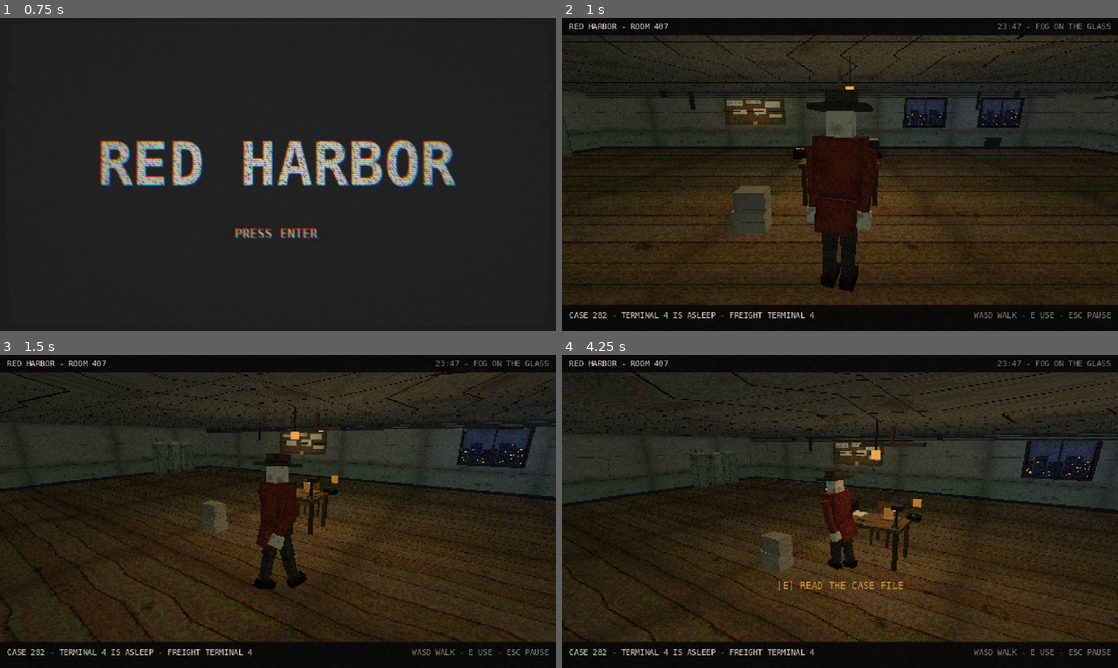
Above: before the commit, frames 1-4 (two rows, left to right).
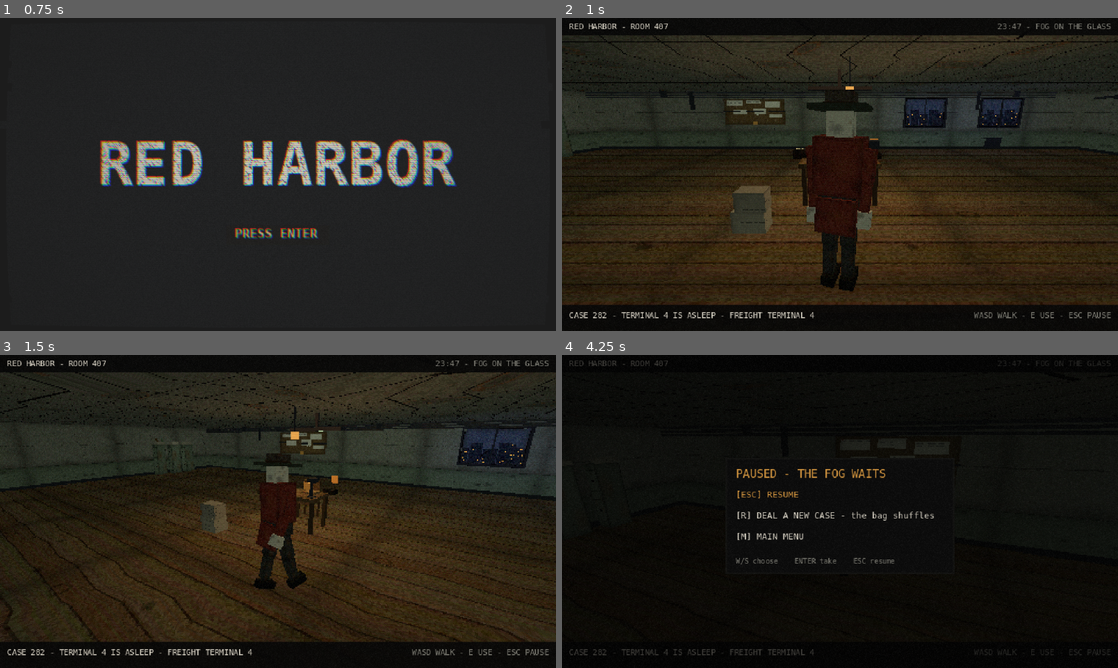
Above: after the commit, the same moments.

Repository: Moaz-Abed/red-harbor
Game: Godot game, scene res://scenes/menu.tscn
Two runs of this game, one before a commit and one after it. Both use one fixed random seed, a clock stepped at 60 frames per second and the inputs below.
Inputs (mouse positions are in pixels of both pictures, inside the frame that each line leads up to):
- Up to frame 1 (0.75 s): tap Enter (ui_accept) at 0.5 s; move the mouse to (400, 158) at 0.52 s; hold D (move_right) from 0.53 s (still down); hold E (interact) from 0.53 s (still down)
- Up to frame 2 (1 s): keep holding D (move_right); keep holding E (interact); tap Enter (ui_accept) at 0.77 s
- Up to frame 3 (1.5 s): move the mouse to (250, 511) at 1.27 s; release D (move_right) at 1.28 s; release E (interact) at 1.28 s; hold W (move_up) from 1.28 s (still down); tap E (interact) at 1.35 s
- Up to frame 4 (4.25 s): keep holding W (move_up); tap Enter (ui_accept) at 1.52, 3.02, 3.77 s; move the mouse to (851, 505) at 2.02 s; hold E (interact) 2.03-2.78 s; tap R at 2.1 s; move the mouse to (834, 517) at 2.77 s; tap M at 2.85 s; tap E (interact) at 3.05 s; move the mouse to (878, 514) at 3.52 s; hold E (interact) from 3.53 s (still down); tap Escape (pause) at 4.15 s

Frame 1 is identical in both runs. In frame 2, 0.2% of the frame differs, in the area x 30-39%, y 26-34%; in frame 3, 0.1%; in frame 4, 66%, in the area x 0-100%, y 1-96%.

Commit message:
refactor(office): strip the reading panels, the phone and the floating tags
Synced from the working sandbox (folds in the extractor-fan rebuild). The
reading spots (case file, board) and the informant's phone serve no purpose
in the stealth / roguelike / horror / espionage direction, so the mechanics
and their visuals are out:

- office.gd: the whole panel system, the case/phone/board spots, the ring
  hookup and the board's light pool are gone; the door deal and the HUD
  case line stay.
- office_room.gd: the desk folder and paper sheet, the bakelite, the
  corkboard and the hovering amber tags over the desk and the wall are
  gone; the door keeps its tag on the steel; the rack coat hangs in plain
  cloth - no hat, he owns none.
- ambient_events.gd: the call scheduler, CALLS and the ring signals are
  out; radio/city one-liners and the shelf drop stay.
- smoke updated for the one-spot office.

(The office_room.gd, gen_textures.py and README portions of this change
land in the commits that follow; the retired texture files are deleted in
separate commits after.)

Diff:
--- a/scripts/ambient_events.gd
+++ b/scripts/ambient_events.gd
@@ -1,42 +1,18 @@
 extends Node
 ## AmbientEvents — autoload "Ambient".
-## Fires timed events inside the office to make it feel alive between cases:
-## the phone rings (you can answer or let it go), the radio crackles with
-## static and a one-liner, fog presses at the window, something falls off the
-## shelves. Each event modifies nothing — it is pure atmosphere. The optional
-## phone call can carry intel (shown as a subtitle) but never forces you to act.
+## Fires timed events inside the office to make it feel alive between
+## deals: the radio crackles with static and a one-liner, fog presses at
+## the window, something falls off the shelves. Each event modifies
+## nothing — it is pure atmosphere, and none of it asks you to act.
 ##
-## The office scene connects to on_phone_ring and on_event and can play
-## sfx/animation from there; this node only manages timers and state.
+## The office scene connects to ambient_line / shelf_drop and can play
+## sfx from there; this node only manages timers and state.
 
-signal phone_ring                   # the phone rings; office connects animation
-signal phone_answered(line: String, detail: String)  # player picked up
-signal phone_ignored                # time ran out without answering
 signal ambient_line(text: String)   # one-liner from the radio or city outside
 signal shelf_drop                   # a small creak and slide sfx
 
-const PHONE_RING_MIN := 25.0        # earliest a call can come in (seconds)
-const PHONE_RING_MAX := 60.0        # latest
-const RING_WINDOW := 8.0            # how long it rings before going to voicemail
 const AMBIENT_MIN := 10.0
 const AMBIENT_MAX := 30.0
-
-# The informant's calls: the hook line for the panel, the sound that ends
-# it. Pure atmosphere - never a task.
-const CALLS := [
-        {"line": "'Don't file the harbor one tonight.'",
-                "detail": "A click, then the fog. The dial tone comes back bored."},
-        {"line": "'The annex stairwell. They reordered the stairs after.'",
-                "detail": "A click. Somewhere in the wire, a door that isn't there."},
-        {"line": "'Terminal 4 is asleep. Do not wake the night shift.'",
-                "detail": "Dial tone. It hums the third symphony, badly."},
-        {"line": "'Your ninth delegate. He pays in fingerprints.'",
-                "detail": "A click, then static shaped exactly like breathing."},
-        {"line": "'The ballroom shoes came back polished. All forty pairs.'",
-                "detail": "Dial tone. The static in it rolls like a tide."},
-        {"line": "'Keep the lamp low tonight. The glass reads rooms.'",
-                "detail": "A click. The line stays open long after it shouldn't."},
-]
 
 # Radio one-liners and city sounds that filter through the window.
 const RADIO_LINES := [
@@ -64,10 +40,7 @@
 ]
 
 var _rng := RandomNumberGenerator.new()
-var _phone_timer: SceneTreeTimer
 var _ambient_timer: SceneTreeTimer
-var _ring_timer: SceneTreeTimer
-var _ringing := false
 var _office_active := false
 
 
@@ -79,57 +52,12 @@
 
 func begin_office() -> void:
         _office_active = true
-        _schedule_phone()
         _schedule_ambient()
 
 
 func end_office() -> void:
         _office_active = false
-        _ringing = false
         # timers expire naturally; we just stop reacting to them
-
-
-# --- phone ---------------------------------------------------------------------
-
-func _schedule_phone() -> void:
-        if not _office_active:
-                return
-        var wait := _rng.randf_range(PHONE_RING_MIN, PHONE_RING_MAX)
-        _phone_timer = get_tree().create_timer(wait)
-        _phone_timer.timeout.connect(_on_phone_time, CONNECT_ONE_SHOT)
-
-
-func _on_phone_time() -> void:
-        if not _office_active:
-                return
-        _ringing = true
-        phone_ring.emit()
-        _ring_timer = get_tree().create_timer(RING_WINDOW)
-        _ring_timer.timeout.connect(_on_ring_timeout, CONNECT_ONE_SHOT)
-
-
-func _on_ring_timeout() -> void:
-        if not _ringing:
-                return
-        _ringing = false
-        phone_ignored.emit()
-        _schedule_phone()
-
-
-func answer_phone() -> Dictionary:
-        # the office scene calls this when the player walks to the phone spot;
-        # an empty call means nobody rang
-        if not _ringing:
-                return {}
-        _ringing = false
-        var call: Dictionary = CALLS[_rng.randi_range(0, CALLS.size() - 1)]
-        phone_answered.emit(call["line"], call["detail"])
-        _schedule_phone()
-        return call
-
-
-func is_ringing() -> bool:
-        return _ringing
 
 
 # --- ambient one-liners --------------------------------------------------------
--- a/scripts/office.gd
+++ b/scripts/office.gd
@@ -1,8 +1,10 @@
 extends Node3D
-## The PI's office, the whole game for now: a walkable diorama. Read the
-## dealt case at the desk, take the informant's call when the phone rings,
-## read the board, deal the next file at the steel door. The HUD is terminal
-## white on black bars, mono type throughout.
+## The PI's office: a walkable diorama. One interaction for now - deal the
+## next file at the steel door; the HUD keeps the case line. The room stays
+## lean on purpose: the reading panels and the informant's phone are out
+## until the stealth / roguelike / horror / espionage loop replaces them
+## with mechanics that earn their keep. The HUD is terminal white on black
+## bars, mono type throughout.
 
 const PS1_VIEW := preload("res://scripts/comps/ps1_view.gd")
 const ROOM := preload("res://scripts/office_room.gd")
@@ -20,33 +22,24 @@
 const LOOK_SENS := 0.0042
 const REACH := 1.7
 
+# the one spot you can use for now, ON the door's body
 const SPOTS := {
-        "case": {"label": "READ THE CASE FILE"},
-        "phone": {"label": "ANSWER THE PHONE"},
-        "board": {"label": "READ THE BOARD"},
         "door": {"label": "DEAL THE NEXT CASE"},
 }
 const WHITE := Color("d8d2c4")
 const GREY := Color("7e7d74")
 const AMBER := Color("d0923c")
 const RED := Color("b04a3a")
-const PANEL_INK := Color("0a0a0a")
-const PANEL_EDGE := Color("3a3a34")
 
 var deal_seed := -1              # >= 0 pins tonight's deal (tests / QA)
 var _player: Pi
 var _pause: CanvasLayer
-var _panel_kind := ""            # "" | case | phone | board
 var _hud: CanvasLayer
 var _case_line: Label
 var _prompt: Label
 var _sub_bar: ColorRect
 var _sub: Label
 var _sub_t := 99.0
-var _panel: Control
-var _panel_title: Label
-var _panel_body: Label
-var _panel_hint: Label
 var _room: OfficeRoom
 var _view: Ps1View
 var _cam_pos: Vector3
@@ -69,7 +62,6 @@
         add_child(_pause)
         Input.mouse_mode = Input.MOUSE_MODE_CAPTURED
         Ambient.begin_office()
-        Ambient.phone_ring.connect(_on_ring)
         Ambient.ambient_line.connect(_on_line)
 
 
@@ -132,13 +124,7 @@
         lamp.light_color = Color(1.0, 0.78, 0.5)
         lamp.light_energy = 0.8
         add_child(lamp)
-        # small pools where the work is: the board and the file bank
-        var board := OmniLight3D.new()
-        board.position = Vector3(9.5, 2.2, 2.2)
-        board.omni_range = 3.0
-        board.light_color = Color(1.0, 0.8, 0.55)
-        board.light_energy = 0.5
-        add_child(board)
+        # a small pool where the work is: the file bank
         var bank := OmniLight3D.new()
         bank.position = Vector3(1.8, 1.7, 4.5)
         bank.omni_range = 4.0
@@ -245,7 +231,6 @@
                         HORIZONTAL_ALIGNMENT_CENTER)
         _prompt = _mlbl(root, Vector2(0, 258), 640, 11, "", AMBER,
                         HORIZONTAL_ALIGNMENT_CENTER)
-        _build_panel(root)
         _add_grain()
 
 
@@ -282,10 +267,6 @@
                 _case_line.text = "CASE %s - %s - %s" % [c["no"], c["title"], c["district"]]
 
 
-func _on_ring() -> void:
-        _flash_sub("THE PHONE IS RINGING.")
-
-
 func _on_line(text: String) -> void:
         _flash_sub(text)
 
@@ -312,18 +293,9 @@
 
 
 func _update_prompt() -> void:
-        if _panel_kind != "":
-                _prompt.text = ""
-                return
         var near := _near_spot()
-        if near == "":
-                _prompt.text = ""
-        elif near == "phone" and not Ambient.is_ringing():
-                _prompt.text = "[E] THE DEAD LINE"
-        else:
-                _prompt.text = "[E] %s" % SPOTS[near]["label"]
-        _prompt.add_theme_color_override("font_color",
-                        RED if near == "door" else AMBER)
+        _prompt.text = "" if near == "" else "[E] %s" % SPOTS[near]["label"]
+        _prompt.add_theme_color_override("font_color", RED)
 
 
 func _near_spot() -> String:
@@ -335,87 +307,7 @@
         return ""
 
 
-# --- panels -------------------------------------------------------------------------
-
-func _build_panel(root: Control) -> void:
-        _panel = Control.new()
-        _panel.set_anchors_preset(Control.PRESET_FULL_RECT)
-        _panel.mouse_filter = Control.MOUSE_FILTER_IGNORE
-        _panel.visible = false
-        root.add_child(_panel)
-        var dim := ColorRect.new()
-        dim.set_anchors_preset(Control.PRESET_FULL_RECT)
-        dim.color = Color(0.0, 0.0, 0.0, 0.72)
-        dim.mouse_filter = Control.MOUSE_FILTER_IGNORE
-        _panel.add_child(dim)
-        var back := _bar(_panel, Vector2(140, 60), Vector2(360, 240))
-        back.color = PANEL_INK
-        var edge := ColorRect.new()
-        edge.position = back.position - Vector2(2, 2)
-        edge.size = back.size + Vector2(4, 4)
-        edge.color = PANEL_EDGE
-        edge.show_behind_parent = true
-        edge.mouse_filter = Control.MOUSE_FILTER_IGNORE
-        _panel.add_child(edge)
-        _panel_title = _mlbl(_panel, Vector2(152, 68), 336, 12, "", WHITE,
-                        HORIZONTAL_ALIGNMENT_CENTER)
-        _panel_body = _mlbl(_panel, Vector2(158, 92), 324, 10, "", WHITE)
-        _panel_body.autowrap_mode = TextServer.AUTOWRAP_WORD_SMART
-        _panel_body.size = Vector2(324, 176)
-        _panel_hint = _mlbl(_panel, Vector2(152, 272), 336, 8, "", GREY,
-                        HORIZONTAL_ALIGNMENT_CENTER)
-
-
-func open_panel(kind: String) -> void:
-        _panel_kind = kind
-        _panel.visible = true
-        _player.set_physics_process(false)
-        velocity_zero()
-        _refresh_panel()
-
-
-func velocity_zero() -> void:
-        _player.velocity = Vector3.ZERO
-
-
-func close_panel() -> void:
-        _panel_kind = ""
-        _panel.visible = false
-        _player.set_physics_process(true)
-
-
-func _refresh_panel() -> void:
-        match _panel_kind:
-                "case":
-                        _panel_title.text = "CASE %s" % Run.case["no"]
-                        _panel_body.text = _case_text()
-                        _panel_hint.text = "[E] PUT THE FILE DOWN"
-                "phone":
-                        _panel_title.text = "THE PHONE"
-                        _panel_body.text = _phone_text()
-                        _panel_hint.text = "[E] HANG UP"
-                "board":
-                        _panel_title.text = "THE BOARD"
-                        _panel_body.text = _board_text()
-                        _panel_hint.text = "[E] STEP AWAY"
-
-
-func _case_text() -> String:
-        var c: Dictionary = Run.case
-        return "%s - %s\n%s\n\n%s\n\nDANGER %s\nFEE %s" % [
-                c["title"], c["district"], c["building"], c["blurb"], c["danger"], c["fee"]]
-
-
-func _phone_text() -> String:
-        var call: Dictionary = Ambient.answer_phone()
-        if not call.is_empty():
-                return "%s\n\n%s" % [call["line"], call["detail"]]
-        return "NO RING TONIGHT. THE LINE HUMS AND THE DIAL TICKS,\nAND THE HARBOR STAYS ON THE OTHER SIDE OF THE GLASS."
-
-
-func _board_text() -> String:
-        return "PINNED NOTES, MOST OF THEM OLD:\n\n- THE ANNEX STAIRWELL GOES UP. ASK WHY.\n- HARBOR FOG RUNS THICKER THAN THE TIDE TABLES SAY.\n- THE NINTH DELEGATE PAID IN A CURRENCY NOBODY MINTS.\n- CURFEW IS 23:00. THE WALTZ IS NOT.\n\nONE FRESH CARD, RED STRING: DEAL THE NEXT ONE."
-
+# --- the door ------------------------------------------------------------------------
 
 func deal_next_case() -> bool:
         # The steel door: close this file, deal the next one from the bag.
@@ -427,39 +319,21 @@
 # --- input --------------------------------------------------------------------------
 
 func _physics_process(_delta: float) -> void:
-        if _panel_kind == "" and _player != null and Input.is_action_just_pressed("interact"):
-                var near := _near_spot()
-                match near:
-                        "case":
-                                open_panel("case")
-                        "phone":
-                                open_panel("phone")
-                        "board":
-                                open_panel("board")
-                        "door":
-                                deal_next_case()
+        if _player != null and Input.is_action_just_pressed("interact") \
+                        and _near_spot() == "door":
+                deal_next_case()
 
 
 func _unhandled_input(event: InputEvent) -> void:
         if event is InputEventMouseMotion:
-                # the free look: yaw spins the compass, pitch lifts the lens;
-                # frozen while a panel holds the room
-                if _panel_kind == "" and Input.mouse_mode == Input.MOUSE_MODE_CAPTURED:
+                # the free look: yaw spins the compass, pitch lifts the lens
+                if Input.mouse_mode == Input.MOUSE_MODE_CAPTURED:
                         _yaw = wrapf(_yaw - event.relative.x * LOOK_SENS, -PI, PI)
                         _pitch = clampf(_pitch + event.relative.y * LOOK_SENS,
                                         CAM_PITCH_MIN, CAM_PITCH_MAX)
                 return
-        # Esc: close the open panel, else hand it to the pause menu.
+        # Esc: hand the room to the pause menu.
         if event.is_action_pressed("pause"):
                 get_viewport().set_input_as_handled()
-                if _panel_kind != "":
-                        close_panel()
-                else:
-                        _pause.open_menu()
-                        Input.mouse_mode = Input.MOUSE_MODE_VISIBLE
-                return
-        if _panel_kind == "":
-                return
-        if event.is_action_pressed("interact"):
-                get_viewport().set_input_as_handled()
-                close_panel()
+                _pause.open_menu()
+                Input.mouse_mode = Input.MOUSE_MODE_VISIBLE
--- a/tests/smoke_runner.gd
+++ b/tests/smoke_runner.gd
@@ -4,10 +4,10 @@
 ##
 ## Covered here:
 ##   1. THE DEAL - the case bag never repeats, all six files deal before a refill
-##   2. THE OFFICE - the 3D room builds, the four spots exist, the PI stands in it
-##   3. THE PANELS - case / phone / board open, the door deals the next file
+##   2. THE OFFICE - the 3D room builds, the door spot exists, the PI stands in it
+##   3. THE DOOR - the door deals the next file
 ##   4. THE MENU - the title and the ENTER prompt exist
-##   5. THE AMBIENT - the phone and the event clock run without a scene
+##   5. THE AMBIENT - the event clock runs without a scene
 
 var _fails := 0
 
@@ -51,7 +51,7 @@
         _check(not Run.case.is_empty(), "ensure_case keeps the open file")
 
 
-# --- 2-3. the office and the panels -------------------------------------------------------
+# --- 2-3. the office and the door -------------------------------------------------------
 
 func _check_office() -> void:
         var office: Node3D = (load("res://scenes/office.tscn") as PackedScene).instantiate()
@@ -68,8 +68,8 @@
         _check(office.get("_yaw") == 0.0 and office.get("_pitch") == 0.22,
                         "the lens starts behind him, orbiting")
         var room: Node3D = office.get("_room")
-        _check(room != null and room.spots.size() == 4,
-                        "the room plants the four spots (case phone board door)")
+        _check(room != null and room.spots.size() == 1,
+                        "the room plants the one spot (the door)")
         var view: Node = office.get("_view")
         var cam: Camera3D = view.get("camera") if view != null else null
         _check(cam != null and cam.get_viewport() is SubViewport, "the tube carries one camera")
@@ -80,18 +80,6 @@
                 if c is MeshInstance3D:
                         meshes += 1
         _check(meshes > 30, "the diorama is built (%d meshes)" % meshes)
-
-        office.open_panel("case")
-        _check(office.get("_panel").visible, "the case file opens")
-        _check(office.get("_panel_body").text.contains("DANGER"), "the case text prints the danger")
-        office.close_panel()
-        office.open_panel("board")
-        _check(office.get("_panel_body").text.contains("PINNED"), "the board opens")
-        office.close_panel()
-        office.open_panel("phone")
-        _check(office.get("_panel_body").text.contains("NO RING TONIGHT"),
-                        "the dead line answers honestly")
-        office.close_panel()
 
         var no: String = office.get("_case_line").text
         office.deal_next_case()
@@ -119,9 +107,10 @@
 
 func _check_ambient() -> void:
         Ambient.end_office()
-        _check(not Ambient.is_ringing(), "the phone is quiet after end_office")
+        _check(not Ambient.get("_office_active"), "end_office quiets the room")
         Ambient.begin_office()
-        _check(not Ambient.is_ringing(), "begin_office arms the clock, not the bell")
+        _check(Ambient.get("_office_active"), "begin_office arms the event clock")
+        Ambient.end_office()
 
 
 func _all(node: Node) -> Array:
